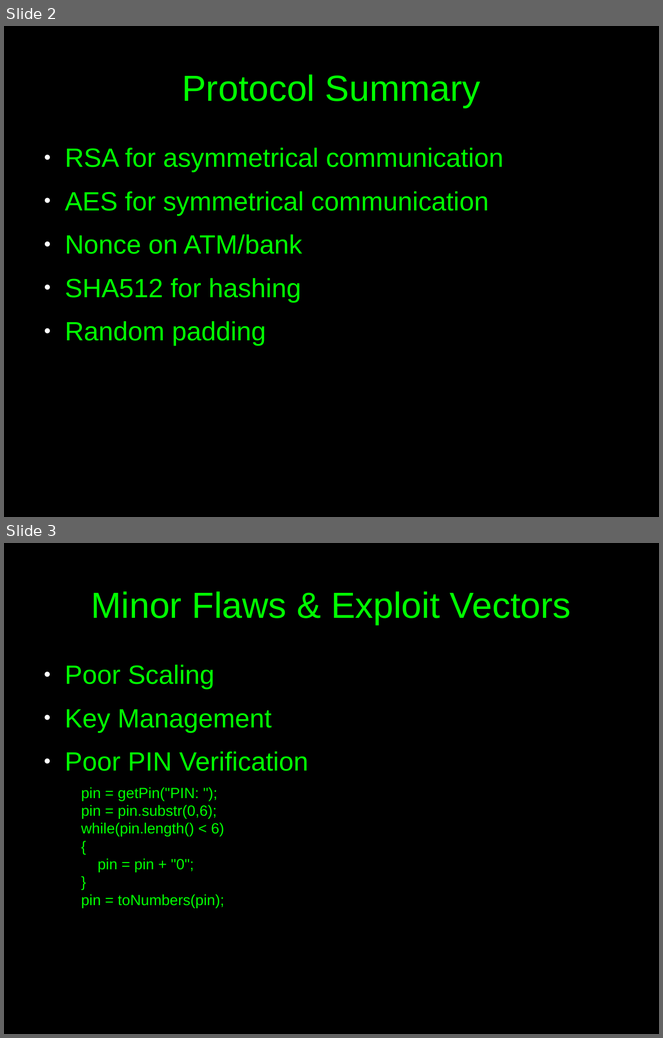
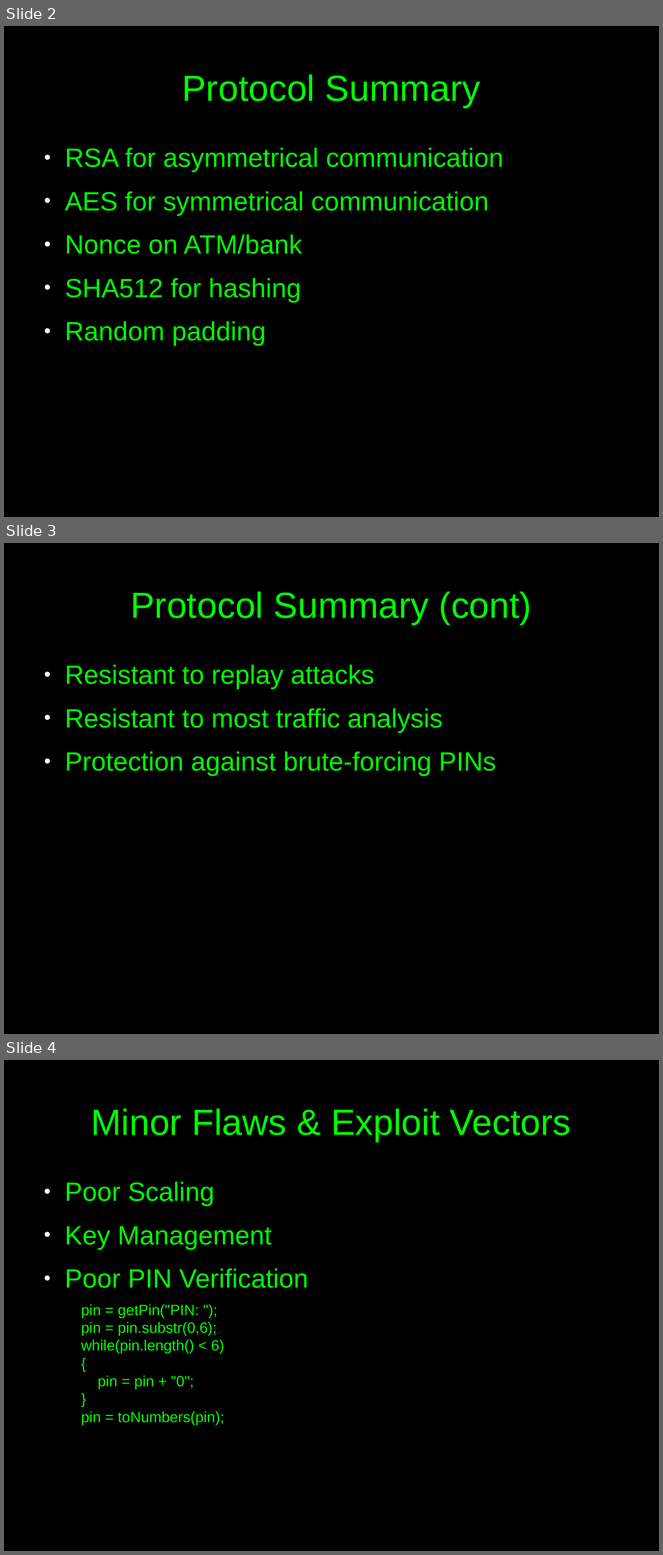
Before and after one commit to c00w/Crypto-Final-Project, a slide deck: Attack Presentation.odp. Shown one above the other, each under a label of ours: slides 2 and 3 before the commit, slides 2, 3 and 4 after it. The pictures are 663x1038 and 663x1555 pixels, drawn with LibreOffice and Linux fonts; fonts in the diff are those of the drawing. Boxes give left, top, right and bottom in pixels: in the first picture for what was removed or moved away, otherwise in the second. Text is boxed around its words. In the diff, an @@ line names an element or a change of style, - is before the commit and + after.

```diff
--- a/Attack Presentation.odp
+++ b/Attack Presentation.odp
@@ slide 3 added at (x1=4, y1=543, x2=659, y2=1034), background #000000 @@
@@ title added at (x1=130, y1=591, x2=532, y2=625), 44 pt, text #00FF00 @@
+Protocol Summary (cont)
@@ text added at (x1=65, y1=665, x2=496, y2=776), 32 pt, text #00FF00 @@
+● Resistant to replay attacks
+● Resistant to most traffic analysis
+● Protection against brute-forcing PINs
@@ what was slide 3 is now slide 4 @@
```
Also in this commit, not shown: 1 slide changed, 1 other slide added, 1 slide removed, 2 other files.
